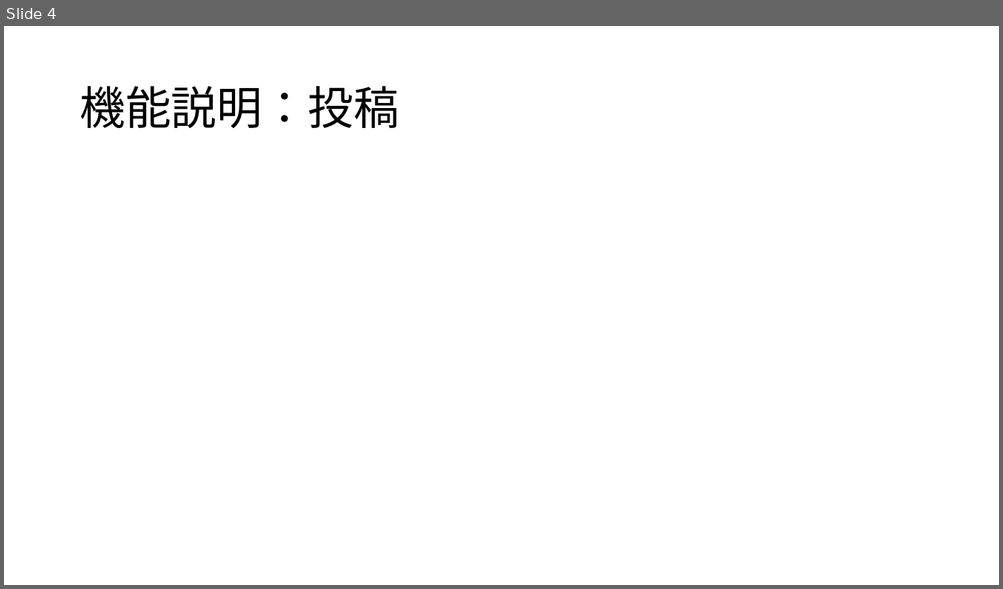
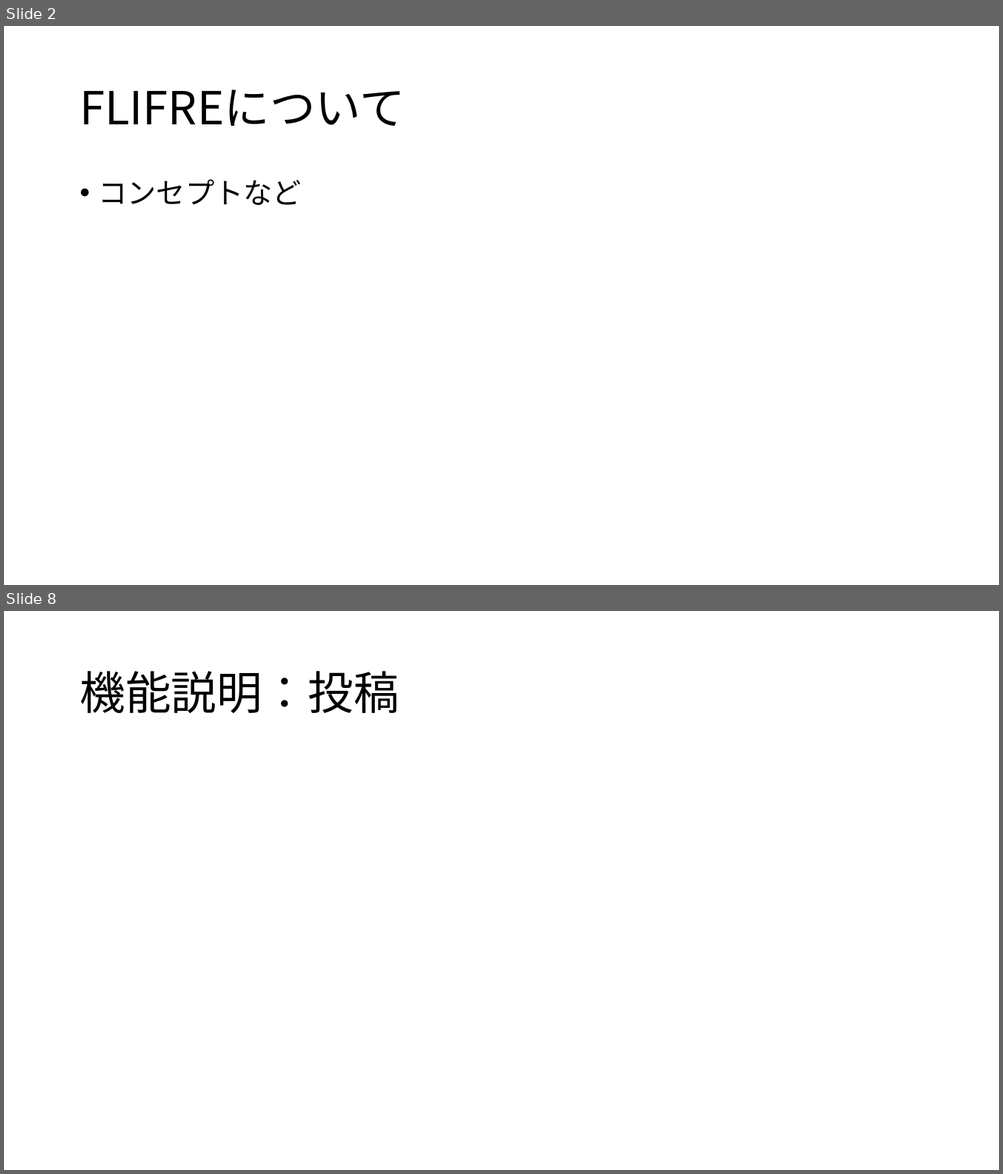
Before and after one commit to dojo2022/B-3, a slide deck: doc/B3炙りえんがわ_成果発表会資料.pptx. Shown one above the other, each under a label of ours: slide 4 before the commit, slides 2 and 8 after it; the slides between them are not shown. The pictures are 1003x589 and 1003x1174 pixels, drawn with LibreOffice and Linux fonts; fonts in the diff are those of the drawing. Boxes give left, top, right and bottom in pixels: in the first picture for what was removed or moved away, otherwise in the second. Text is boxed around its words. In the diff, an @@ line names an element or a change of style, - is before the commit and + after.

```diff
--- a/doc/B3炙りえんがわ_成果発表会資料.pptx
+++ b/doc/B3炙りえんがわ_成果発表会資料.pptx
@@ slide 2 added at [4, 26, 999, 585], background #FFFFFF @@
@@ title added at [79, 90, 405, 126], 44 pt, text #000000 @@
+FLIFREについて
@@ text added at [99, 179, 301, 205], 28 pt, text #000000 @@
+• コンセプトなど
@@ what was slide 4 is now slide 8 @@
```
Also in this commit, not shown: 2 slides changed, 5 other slides added, 1 slide removed.
